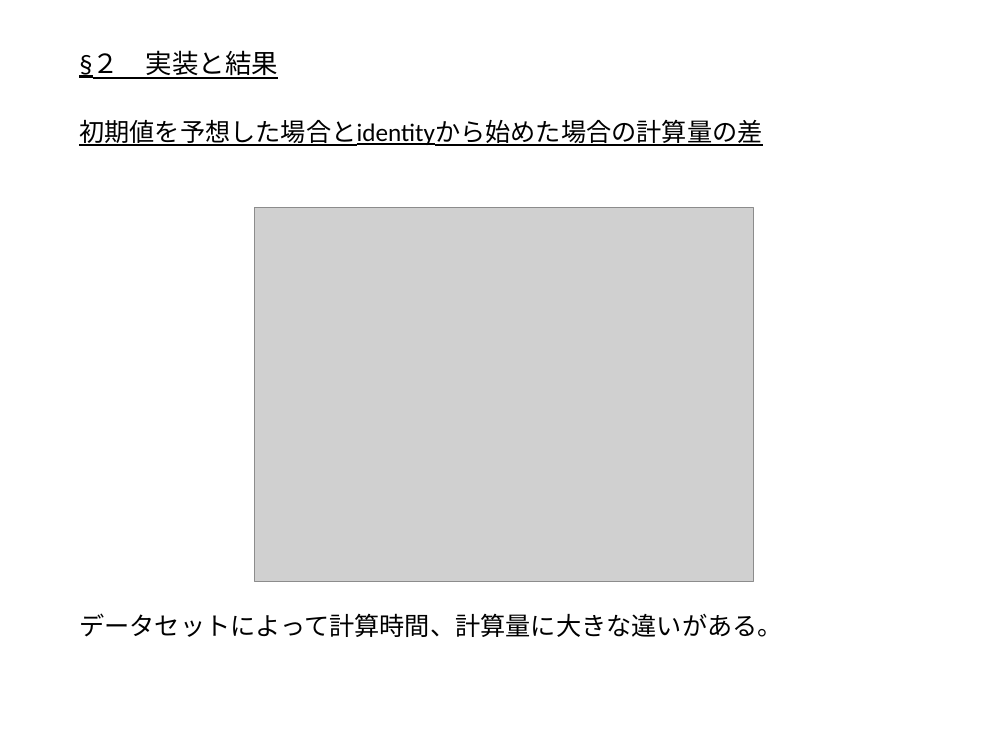
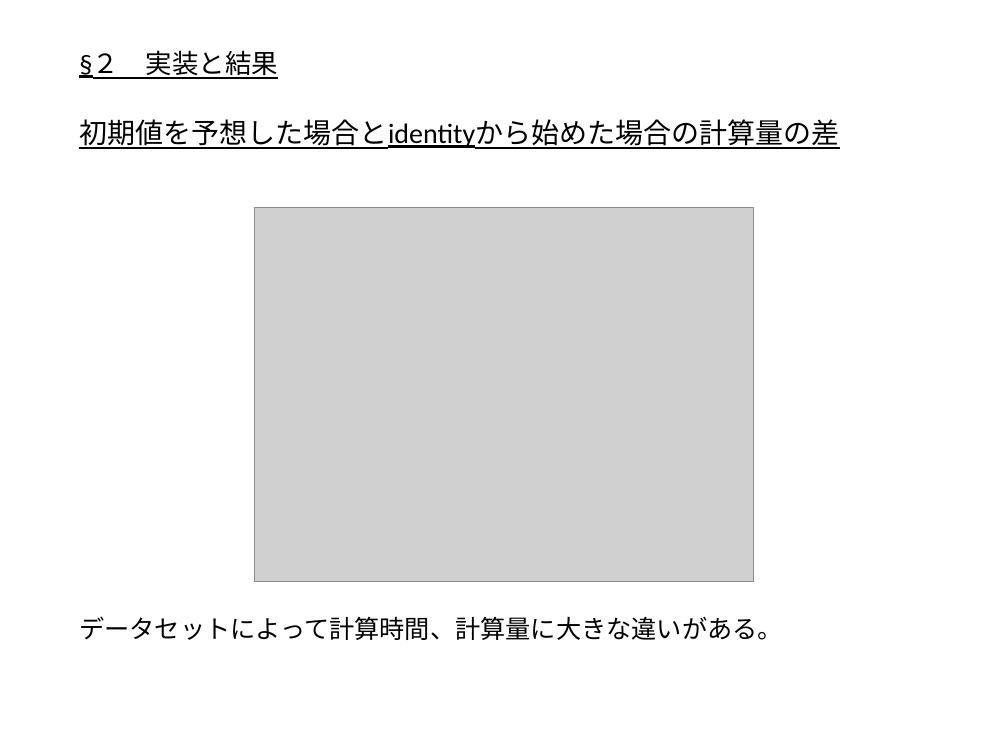
Before and after one commit to outk/graduate_thesis, a slide deck: slide 48 of 量子状態トモグラフィー.pptx (slide 43 before the commit). Drawn at 1008x756 pixels with LibreOffice and Linux fonts; fonts in the diff are those of the drawing; grey boxes stand for pictures. Boxes give left, top, right and bottom in pixels: in the first picture for what was removed or moved away, otherwise in the second. Text is boxed around its words. In the diff, an @@ line names an element or a change of style, - is before the commit and + after.

```diff
--- a/量子状態トモグラフィー.pptx
+++ b/量子状態トモグラフィー.pptx
@@ text at <box>79,119,840,149</box>: size 18 to 20 pt in "初期値を予想した場合とidentityから始めた場合の計算量の差" @@
```
Also in this commit, not shown: 11 other slides changed, 7 slides added, 2 slides removed.
